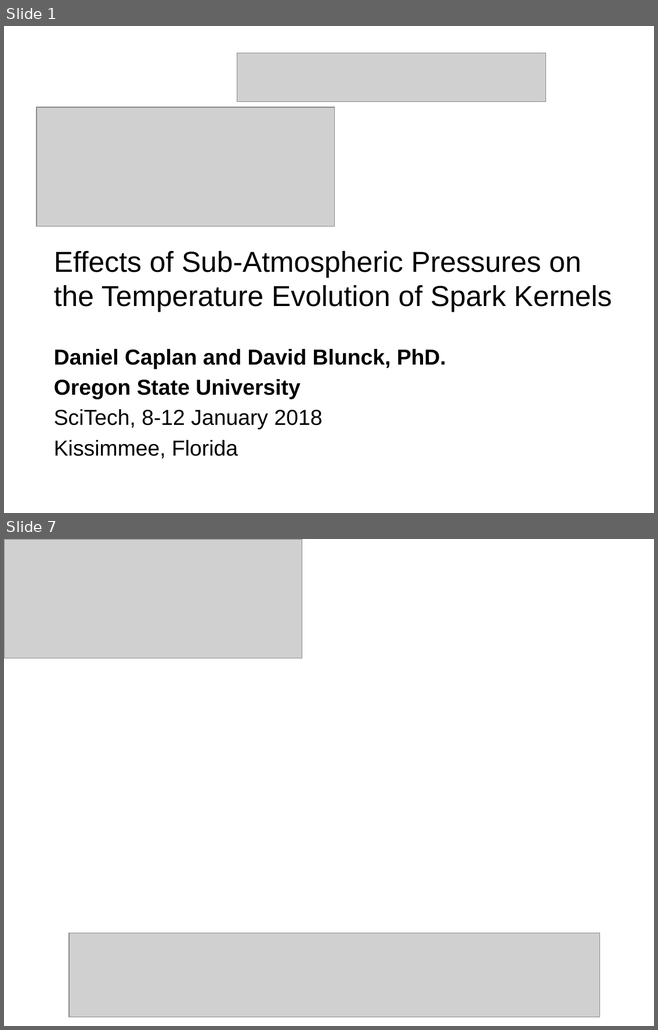
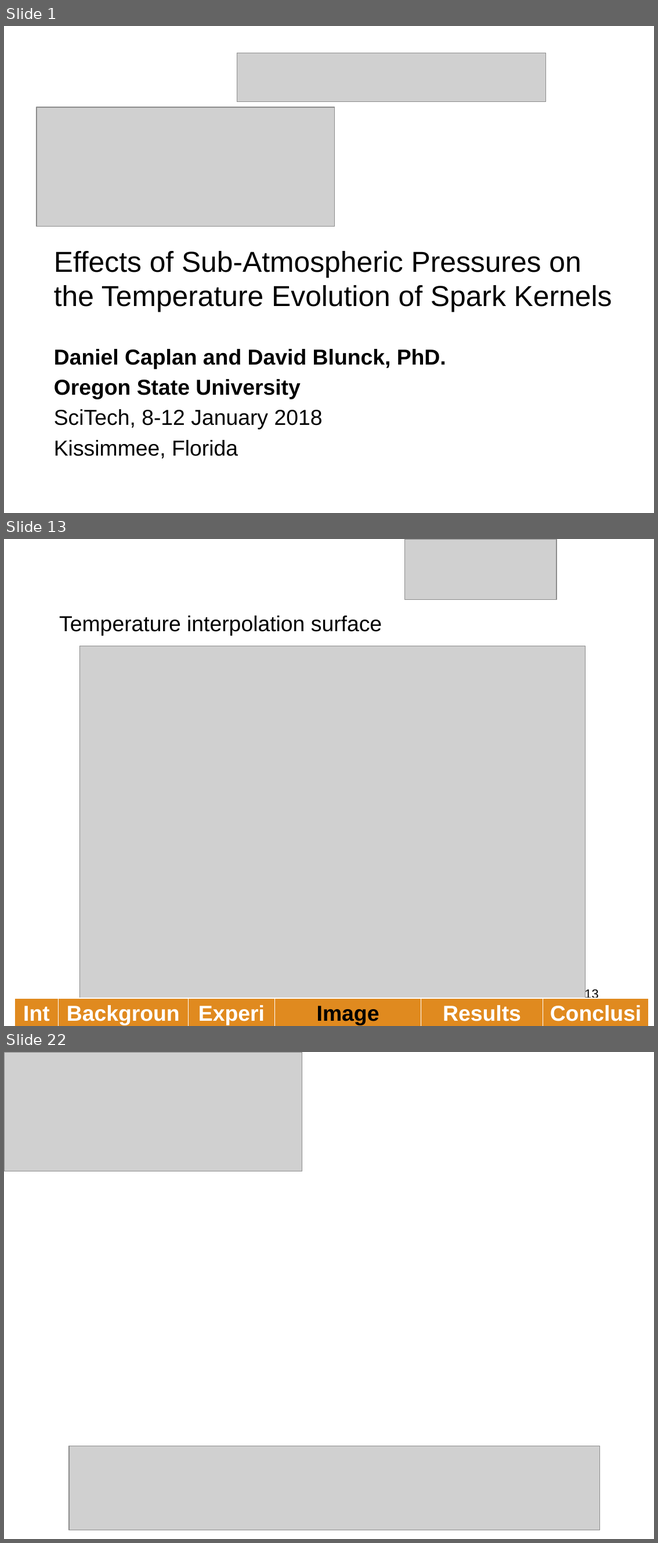
Before and after one commit to caplanda/Spark-Kernels-SciTech-Presentation, a slide deck: Spark Kernels v1.pptx. Shown one above the other, each under a label of ours: slides 1 and 7 before the commit, slides 1, 13 and 22 after it; the slides between them are not shown. The pictures are 658x1030 and 658x1543 pixels, drawn with LibreOffice and Linux fonts; fonts in the diff are those of the drawing; grey boxes stand for pictures; background and template pictures are left out. Boxes give left, top, right and bottom in pixels: in the first picture for what was removed or moved away, otherwise in the second. Text is boxed around its words. In the diff, an @@ line names an element or a change of style, - is before the commit and + after.

```diff
--- a/Spark Kernels v1.pptx
+++ b/Spark Kernels v1.pptx
@@ slide 13 added at bbox=[4, 539, 654, 1026], background picture (left out) @@
@@ picture added at bbox=[405, 539, 556, 599] @@
@@ title added at bbox=[59, 616, 382, 636], 24 pt, text #000000 @@
+Temperature interpolation surface
@@ picture added at bbox=[80, 646, 585, 998] @@
@@ page number added at bbox=[584, 988, 598, 1001], 14 pt, text #000000 @@
+13
@@ table added at bbox=[15, 998, 648, 1026], 1 rows, 6 columns @@
+Intro | Background | Experiment | Image Processing | Results | Conclusions
@@ what was slide 7 is now slide 22 @@
```
Also in this commit, not shown: 5 slides changed, 15 other slides added, 2 other files.
